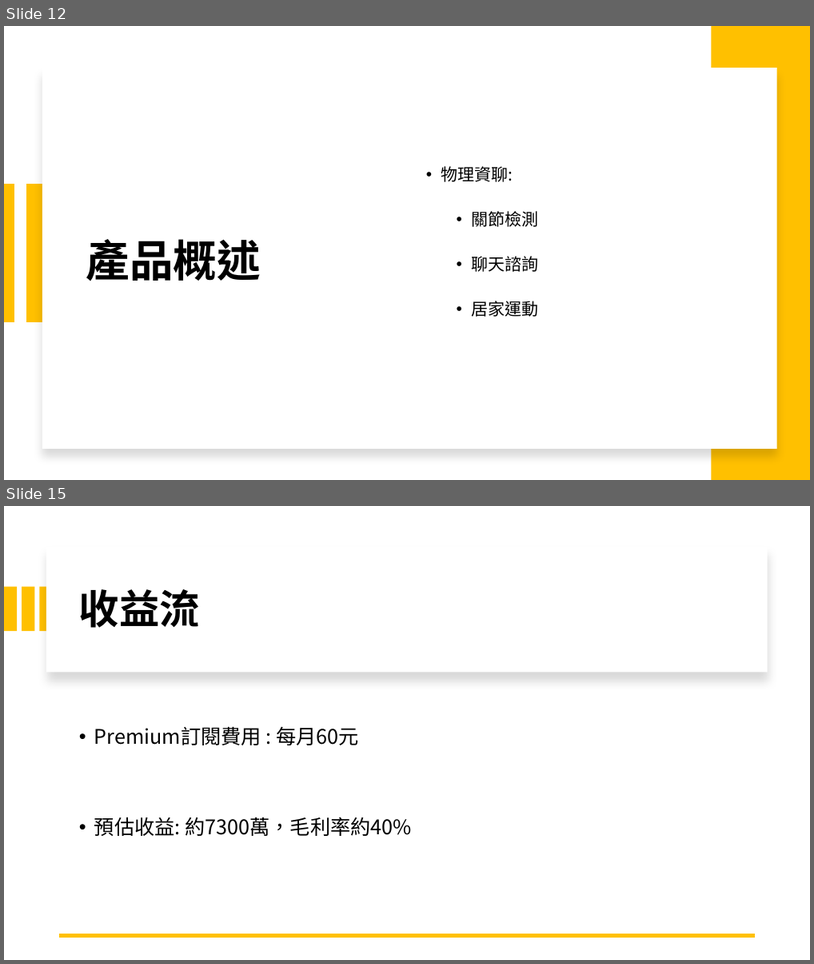
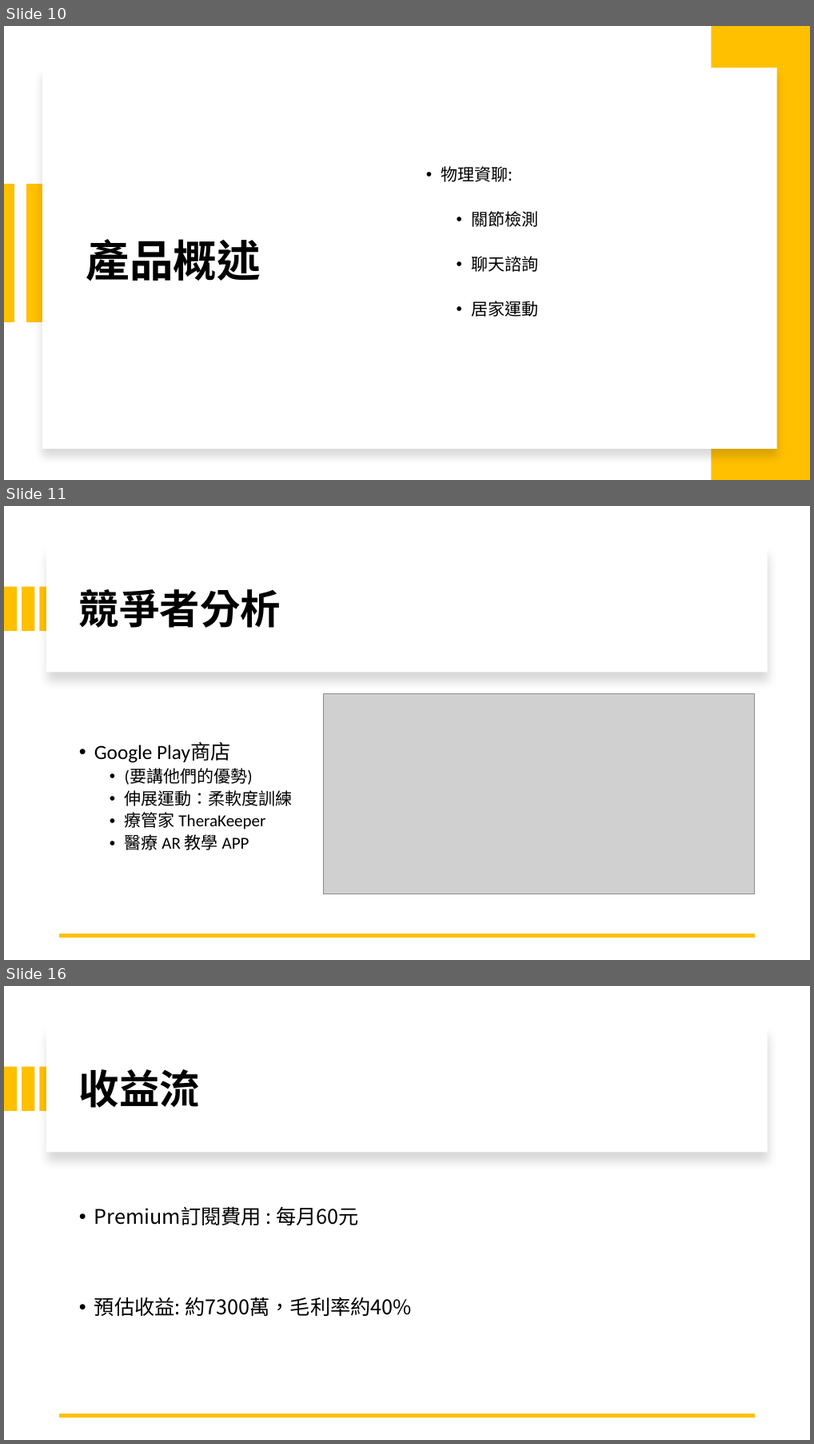
Before and after one commit to michaelchen1225/-, a slide deck: 整合/報告/產品報告.pptx. Shown one above the other, each under a label of ours: slides 12 and 15 before the commit, slides 10, 11 and 16 after it; the slides between them are not shown. The pictures are 814x964 and 814x1444 pixels, drawn with LibreOffice and Linux fonts; fonts in the diff are those of the drawing; grey boxes stand for pictures. Boxes give left, top, right and bottom in pixels: in the first picture for what was removed or moved away, otherwise in the second. Text is boxed around its words. In the diff, an @@ line names an element or a change of style, - is before the commit and + after.

```diff
--- a/整合/報告/產品報告.pptx
+++ b/整合/報告/產品報告.pptx
@@ slide 11 added at (x1=4, y1=506, x2=810, y2=960), background #FFFFFF @@
@@ rectangle added at (x1=46, y1=547, x2=768, y2=672), fill #FFFFFF @@
@@ rectangle added at (x1=4, y1=587, x2=17, y2=632), fill #FFC000 @@
@@ rectangle added at (x1=22, y1=587, x2=34, y2=632), fill #FFC000 @@
@@ rectangle added at (x1=40, y1=587, x2=52, y2=632), fill #FFC000 @@
@@ title added at (x1=79, y1=589, x2=281, y2=628), 48 pt, text #000000, bold @@
+競爭者分析
@@ picture added at (x1=323, y1=693, x2=755, y2=894) @@
@@ text added at (x1=94, y1=742, x2=293, y2=850), 20 pt, text #000000 @@
+• Google Play商店
+  • (要講他們的優勢)
+  • 伸展運動：柔軟度訓練
+  • 療管家 TheraKeeper
+  • 醫療 AR 教學 APP
@@ line added from (755, 935) to (60, 935), #FFC000 4.5 pt @@
@@ what was slide 12 is now slide 10 @@
@@ what was slide 15 is now slide 16 @@
```
Also in this commit, not shown: 5 slides changed, 4 other slides added, 4 slides removed, 3 other files.
